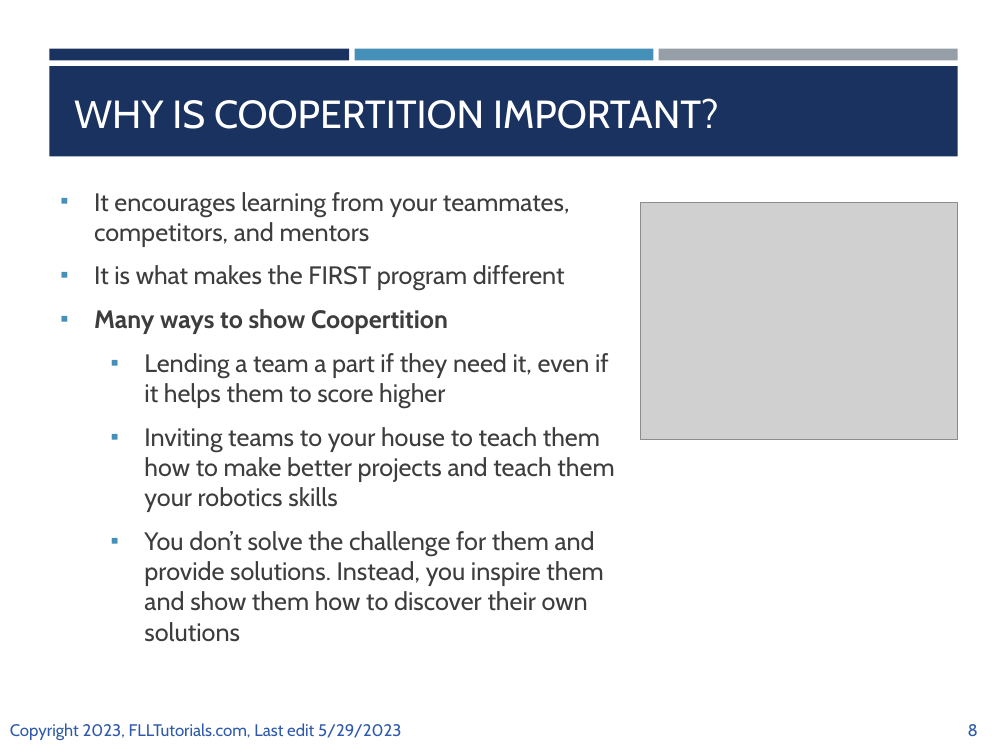
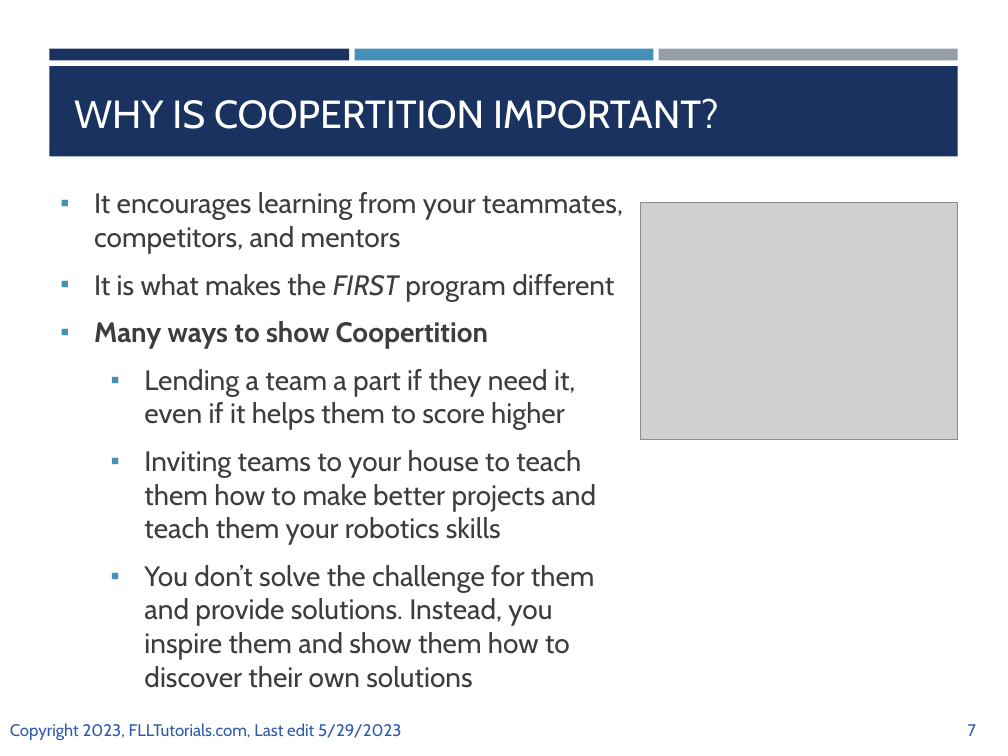
Before and after one commit to ev3lessons/FLL-Tutorials, a slide deck: slide 7 of translations/en-us/CoreValues/IntroductiontoCV.pptx (slide 8 before the commit). Drawn at 1008x756 pixels with LibreOffice and Linux fonts; fonts in the diff are those of the drawing; grey boxes stand for pictures. Boxes give left, top, right and bottom in pixels: in the first picture for what was removed or moved away, otherwise in the second. Text is boxed around its words. In the diff, an @@ line names an element or a change of style, - is before the commit and + after.

```diff
--- a/translations/en-us/CoreValues/IntroductiontoCV.pptx
+++ b/translations/en-us/CoreValues/IntroductiontoCV.pptx
@@ text "It encourages learning from your ..." at [94, 192, 623, 688]: size 18 to 20 pt; italic on in "FIRST" @@
@@ page number at [968, 724, 976, 736]: text changed @@
-8
+7
```
Also in this commit, not shown: 8 other slides changed, 1 slide removed, 3 other files.
